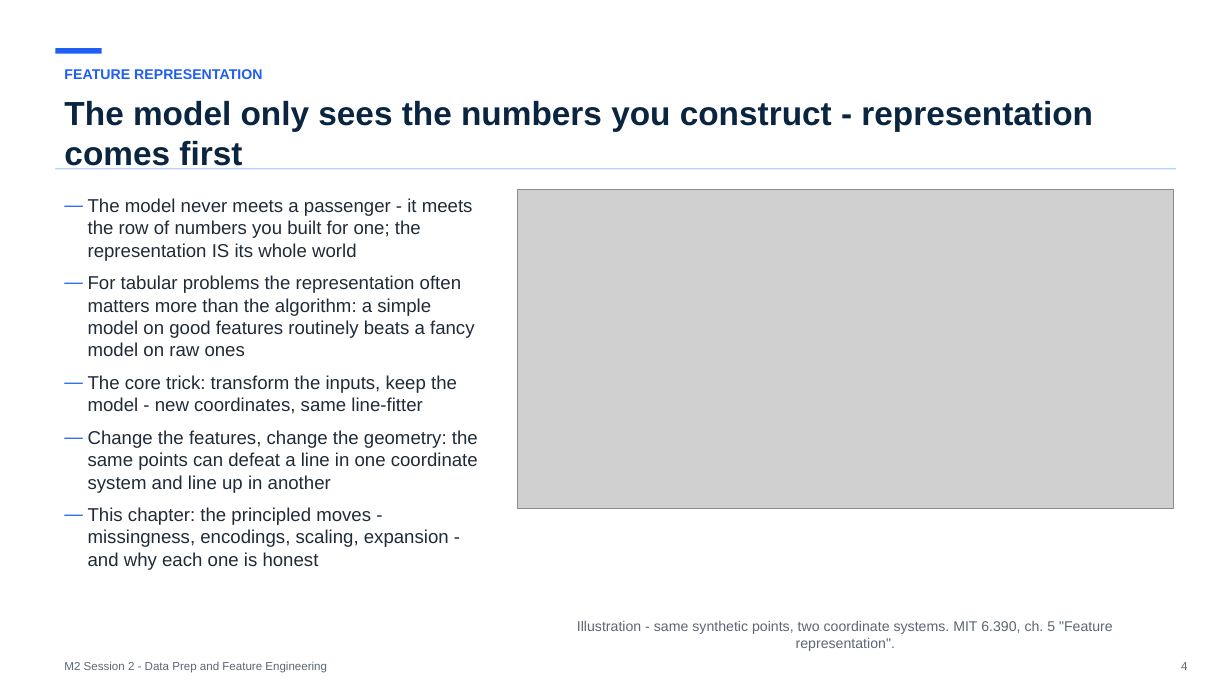
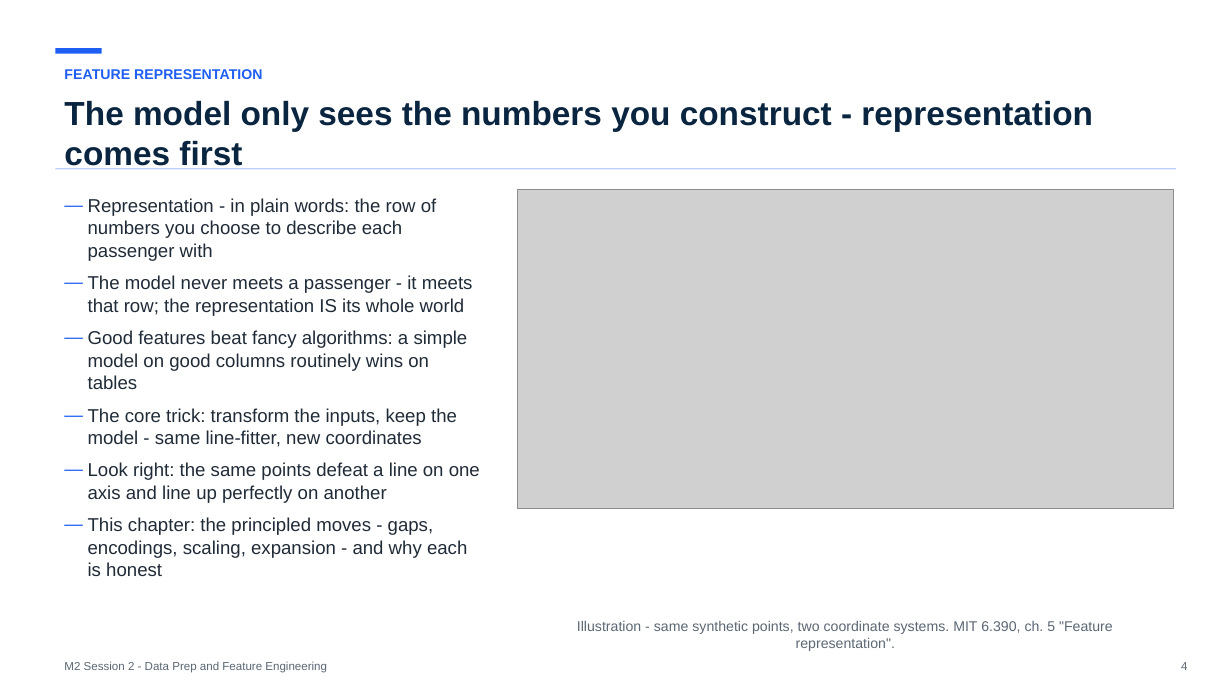
Before and after one commit to koenossendrijver/fontys-tech-exercises, a slide deck: slide 4 of presentations/m2-session-2-data-prep-and-feature-engineering.pptx. Drawn at 1232x693 pixels with LibreOffice and Linux fonts; fonts in the diff are those of the drawing; grey boxes stand for pictures. Boxes give left, top, right and bottom in pixels: in the first picture for what was removed or moved away, otherwise in the second. Text is boxed around its words. In the diff, an @@ line names an element or a change of style, - is before the commit and + after.

```diff
--- a/presentations/m2-session-2-data-prep-and-feature-engineering.pptx
+++ b/presentations/m2-session-2-data-prep-and-feature-engineering.pptx
@@ text at [88, 198, 480, 576]: text changed @@
-— The model never meets a passenger - it meets the row of numbers you built for one; the representation IS its whole world
-— For tabular problems the representation often matters more than the algorithm: a simple model on good features routinely beats a fancy model on raw ones
-— The core trick: transform the inputs, keep the model - new coordinates, same line-fitter
-— Change the features, change the geometry: the same points can defeat a line in one coordinate system and line up in another
-— This chapter: the principled moves - missingness, encodings, scaling, expansion - and why each one is honest
+— Representation - in plain words: the row of numbers you choose to describe each passenger with
+— The model never meets a passenger - it meets that row; the representation IS its whole world
+— Good features beat fancy algorithms: a simple model on good columns routinely wins on tables
+— The core trick: transform the inputs, keep the model - same line-fitter, new coordinates
+— Look right: the same points defeat a line on one axis and line up perfectly on another
+— This chapter: the principled moves - gaps, encodings, scaling, expansion - and why each is honest
```
Also in this commit, not shown: 8 other slides changed, 7 other files.
